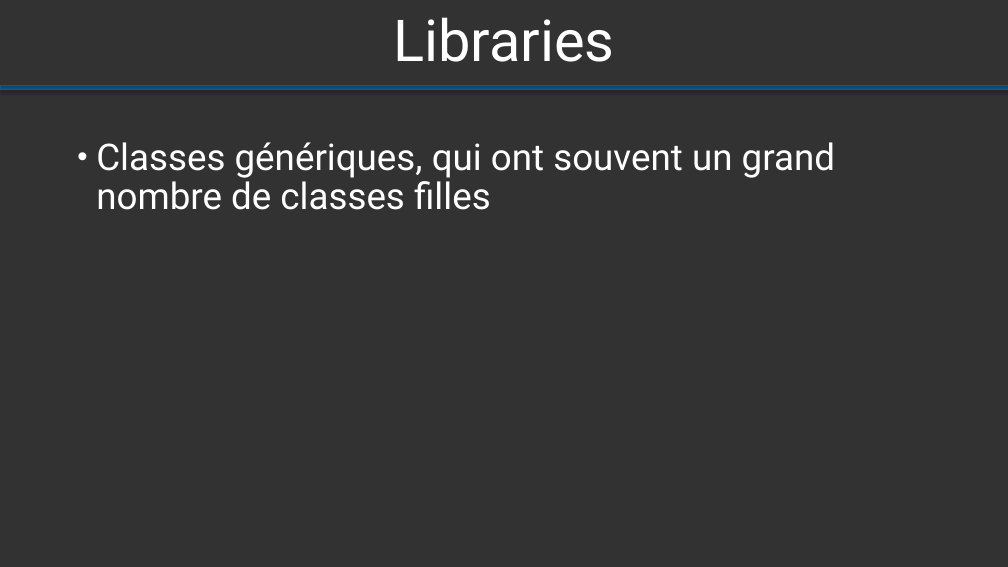
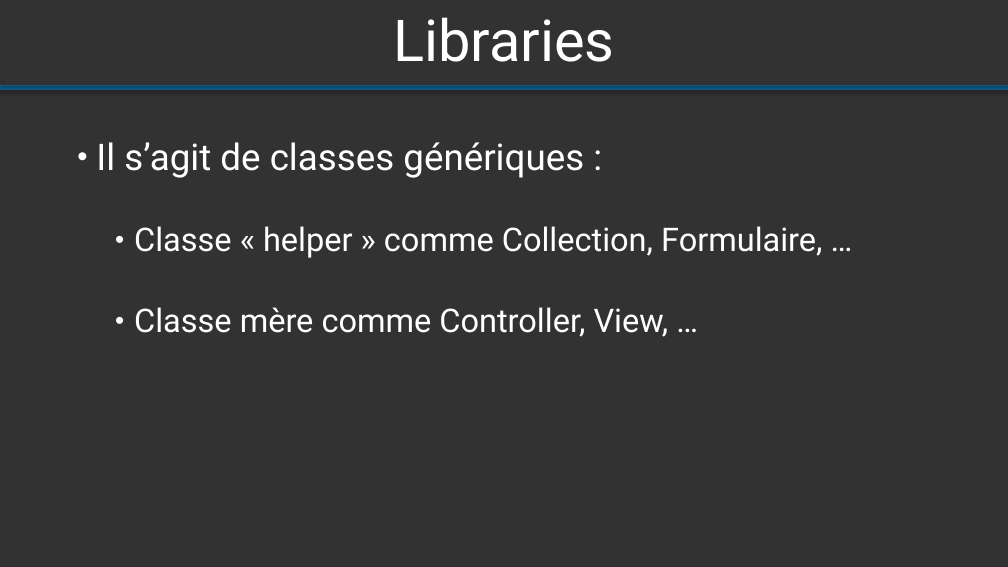
Before and after one commit to Altrue/archi, a slide deck: slide 7 of bazard/Présentation ODIARD PASINI.pptx (slide 8 before the commit). Drawn at 1008x567 pixels with LibreOffice and Linux fonts; fonts in the diff are those of the drawing. Boxes give left, top, right and bottom in pixels: in the first picture for what was removed or moved away, otherwise in the second. Text is boxed around its words. In the diff, an @@ line names an element or a change of style, - is before the commit and + after.

```diff
--- a/bazard/Présentation ODIARD PASINI.pptx
+++ b/bazard/Présentation ODIARD PASINI.pptx
@@ text at (x1=96, y1=142, x2=822, y2=337): text changed; size 35 to 31 pt; text colour #FCFCFC to #FFFFFF @@
-• Classes génériques, qui ont souvent un grand nombre de classes filles
+• Il s’agit de classes génériques :
+  • Classe « helper » comme Collection, Formulaire, …
+  • Classe mère comme Controller, View, …
```
Also in this commit, not shown: 10 other slides changed, 1 slide removed.
